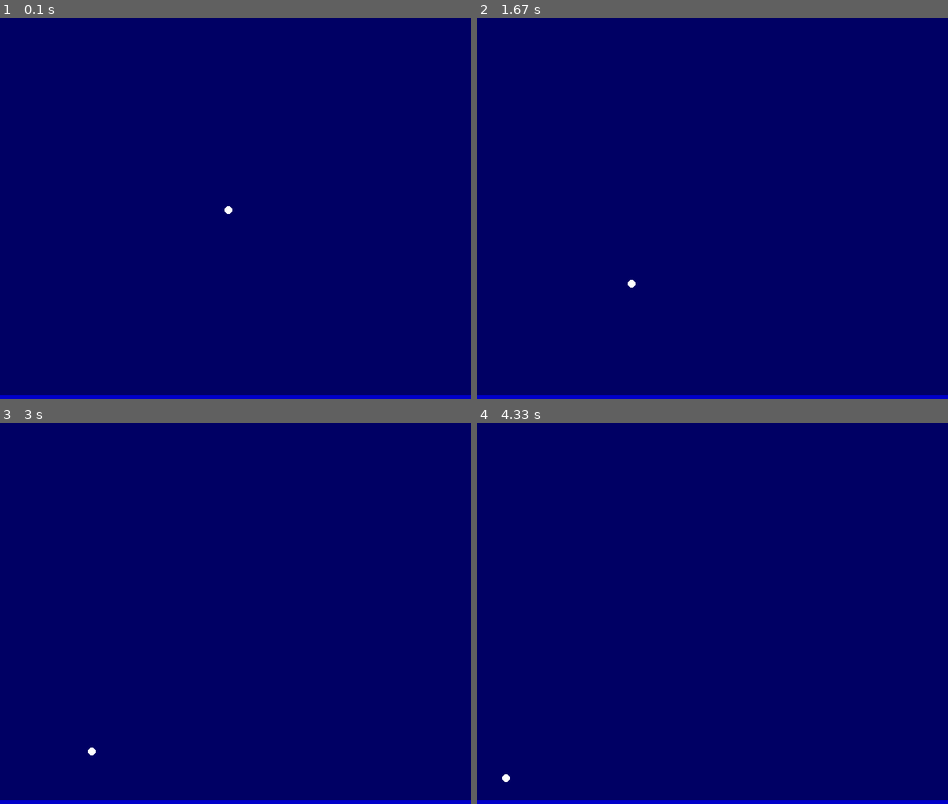
Above: before the commit, frames 1-4 (two rows, left to right).
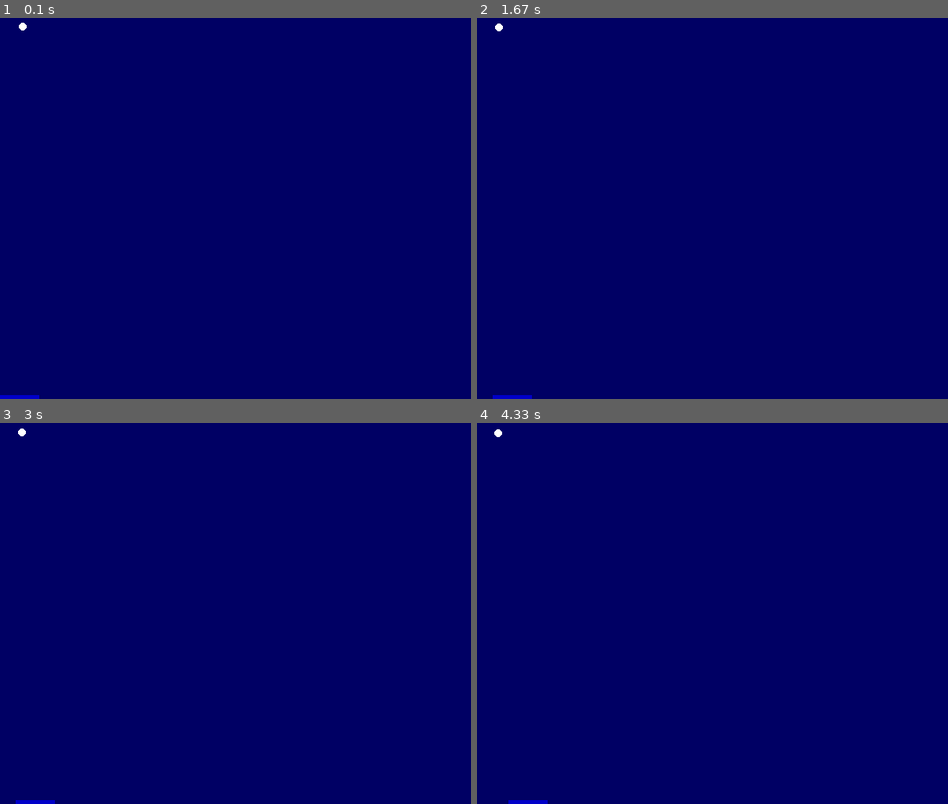
Above: after the commit, the same moments.

Repository: marK-Chow/pygame
Game: pygame game, started from bombcatcher.py
Two runs of this game, one before a commit and one after it. Both use one fixed random seed, a clock stepped at 60 frames per second and the inputs below.
Inputs:
- Up to frame 1 (0.1 s): no input
- Up to frame 2 (1.67 s): hold Right 0.33-0.8 s; hold Right 0.83-1.3 s; hold Left from 1.33 s (still down)
- Up to frame 3 (3 s): release Left at 1.87 s; hold Left 1.9-2.3 s; hold Right 2.33-2.97 s
- Up to frame 4 (4.33 s): hold Left 3-3.47 s; hold Right 3.5-3.97 s; hold Right from 4 s (still down)

The runs differ from the first frame. In frame 1, 1.0% of the frame differs, in the area x 4-100%, y 1-100%; in frame 2, 1.0%; in frame 3, 1.0%; in frame 4, 1.0%.

Commit message:
fix speed issue

Diff:
--- a/bombcatcher.py
+++ b/bombcatcher.py
@@ -30,19 +30,21 @@
 
 class Bomb(object):
     def __init__(self):
-        self.x = 300
-        self.y = 250
-        self.speed = 1
+        self.x = 30
+        self.y = 25
+        self.speed = 0.01
         self.radius = 5
         self.color = white
         self.down = True
         self.left = True
 
+
     def move(self):
+
         # Hit the wall
-        if self.x + self.radius + self.speed > screen_w or self.x - self.radius - self.speed < 0 :
+        if self.x + self.radius  > screen_w or self.x - self.radius  < 0 :
             self.left = not self.left
-        if self.y - self.radius - self.speed <= 0 :
+        if self.y - self.radius  <= 0 :
             self.down = not self.down
 
         # Bomb x move
@@ -61,17 +63,10 @@
     def __init__(self):
         self.x = 0
         self.y = 495
-        self.width = 600
+        self.width = 50
         self.height = 5
-        self.speed = 50
+        self.speed = 20
         self.color = blue
-
-    def move(self):
-        keys = pygame.key.get_pressed()
-        if keys[K_LEFT] and self.x - self.speed >= 0:
-            self.x -= self.speed
-        if keys[K_RIGHT] and (self.x + self.width + self.speed)<= screen_w :
-            self.x += self.speed
 
 class BombCatcher(object):
     def __init__(self):
@@ -81,30 +76,27 @@
         self.bomb = Bomb()
         self.catcher = Catcher()
 
-
 bcgame = BombCatcher()
 
 # Game loop
 while True:
-
-    screen.fill((0, 0, 100))
-    pygame.draw.rect(screen, bcgame.catcher.color, (bcgame.catcher.x, bcgame.catcher.y, bcgame.catcher.width, bcgame.catcher.height), 0)
-    pygame.draw.circle(screen, bcgame.bomb.color, (int(bcgame.bomb.x), int(bcgame.bomb.y)), bcgame.bomb.radius, 0)
-
     for ev in pygame.event.get():
         if ev.type == QUIT:
             sys.exit()
-        else :
-            keys = pygame.key.get_pressed()
-            if keys[K_ESCAPE]:
+        elif ev.type == KEYDOWN :
+            if ev.key == K_ESCAPE:
                 sys.exit()
-            else :
-                bcgame.catcher.move()
+            if ev.key == K_LEFT and bcgame.catcher.x - bcgame.catcher.speed >= 0 :
+                bcgame.catcher.x -= bcgame.catcher.speed
+            if ev.key == K_RIGHT and (bcgame.catcher.x + bcgame.catcher.width + bcgame.catcher.speed)<= screen_w :
+                bcgame.catcher.x += bcgame.catcher.speed
+
+    screen.fill((0, 0, 100))
 
     if bcgame.game_over:
-        print_text(font1, 200, 200, "You lost!!!")
+        print_text(font1, 200, 200, "You lost!!! Please <Enter> to restart!!!")
     else :
-        if (bcgame.bomb.y + bcgame.bomb.radius) == bcgame.catcher.y and bcgame.bomb.x >= bcgame.catcher.x and bcgame.bomb.x <= (bcgame.catcher.x + bcgame.catcher.width):
+        if (bcgame.bomb.y + bcgame.bomb.radius) >= bcgame.catcher.y and bcgame.bomb.x >= bcgame.catcher.x and bcgame.bomb.x <= (bcgame.catcher.x + bcgame.catcher.width):
             bcgame.score += 1
             bcgame.bomb.down = False
             bcgame.bomb.move()
@@ -117,4 +109,7 @@
         else :
             bcgame.bomb.move()
 
+    pygame.draw.rect(screen, bcgame.catcher.color, (bcgame.catcher.x, bcgame.catcher.y, bcgame.catcher.width,bcgame.catcher.height), 0)
+    pygame.draw.circle(screen, bcgame.bomb.color, (int(bcgame.bomb.x), int(bcgame.bomb.y)), bcgame.bomb.radius, 0)
+
     pygame.display.update()
